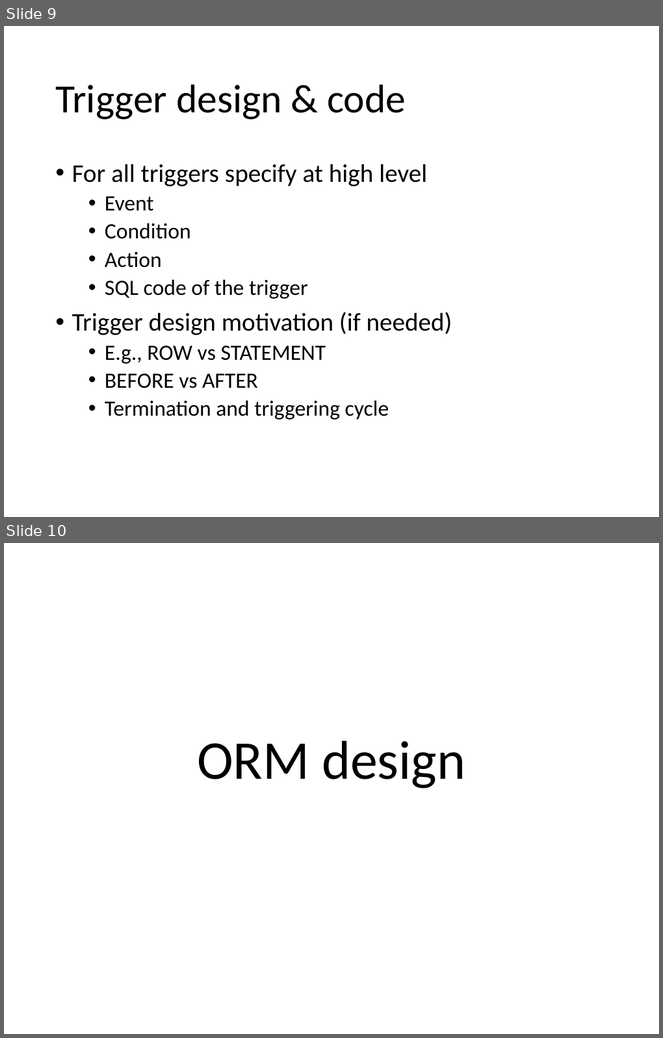
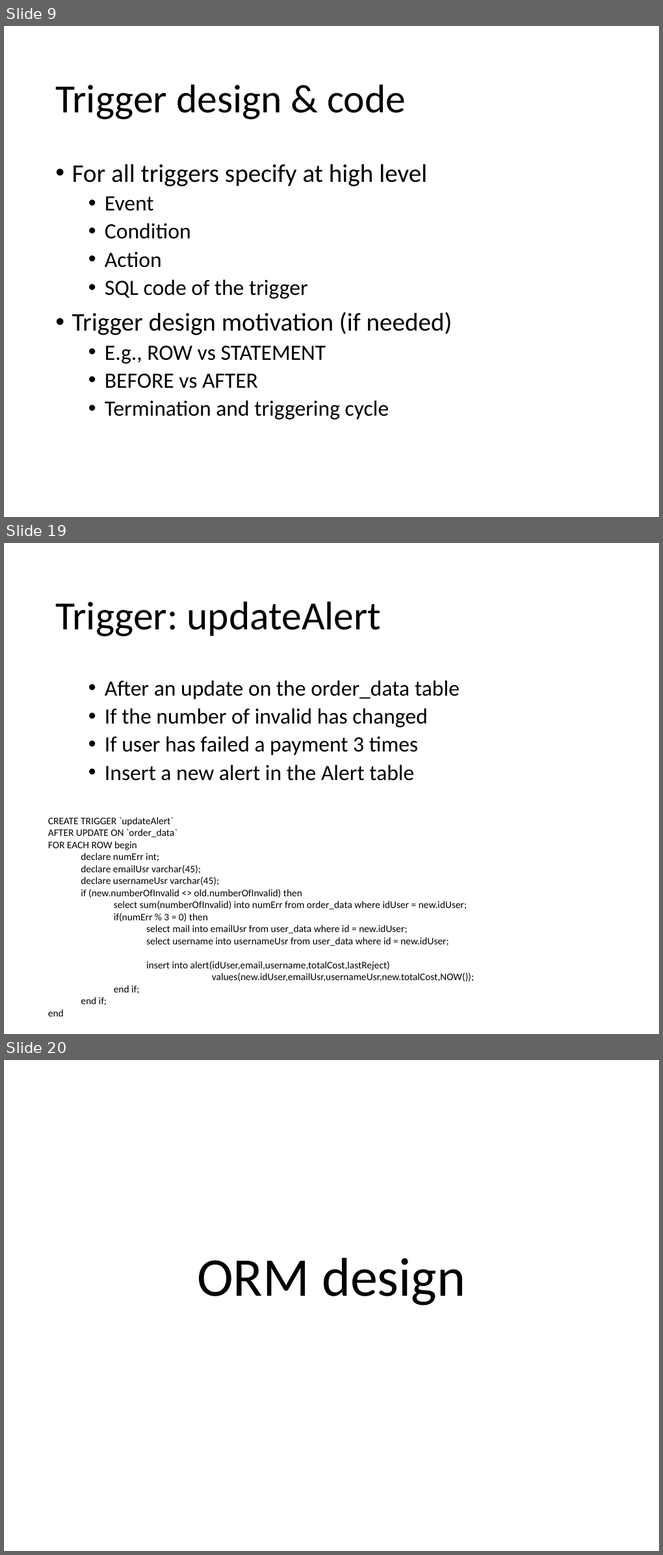
Before and after one commit to CanaliDavide/ProjectBD2-CanaliCordioli, a slide deck: TemplateProjectDocumentation.pptx. Shown one above the other, each under a label of ours: slides 9 and 10 before the commit, slides 9, 19 and 20 after it; the slides between them are not shown. The pictures are 663x1038 and 663x1555 pixels, drawn with LibreOffice and Linux fonts; fonts in the diff are those of the drawing. Boxes give left, top, right and bottom in pixels: in the first picture for what was removed or moved away, otherwise in the second. Text is boxed around its words. In the diff, an @@ line names an element or a change of style, - is before the commit and + after.

```diff
--- a/TemplateProjectDocumentation.pptx
+++ b/TemplateProjectDocumentation.pptx
@@ slide 19 added at (4, 543, 659, 1034), background #FFFFFF @@
@@ title added at (55, 601, 382, 637), 44 pt, text #000000 @@
+Trigger: updateAlert
@@ text added at (105, 680, 460, 781), 24 pt, text #000000 @@
+  • After an update on the order_data table
+  • If the number of invalid has changed
+  • If user has failed a payment 3 times
+  • Insert a new alert in the Alert table
@@ text added at (48, 817, 474, 982), 11 pt, text #000000 @@
+CREATE TRIGGER `updateAlert`
+AFTER UPDATE ON `order_data`
+FOR EACH ROW begin
+  declare numErr int;
+  declare emailUsr varchar(45);
+  declare usernameUsr varchar(45);
+  if (new.numberOfInvalid <> old.numberOfInvalid) then
+    select sum(numberOfInvalid) into numErr from order_data where idUser = new.idUser;
+    if(numErr % 3 = 0) then
+      select mail into emailUsr from user_data where id = new.idUser;
+      select username into usernameUsr from user_data where id = new.idUser;
+      insert into alert(idUser,email,username,totalCost,lastReject)
+      values(new.idUser,emailUsr,usernameUsr,new.totalCost,NOW());
+    end if;
+  end if;
+end
@@ what was slide 10 is now slide 20 @@
```
Also in this commit, not shown: 4 slides changed, 10 other slides added, 1 slide removed.
